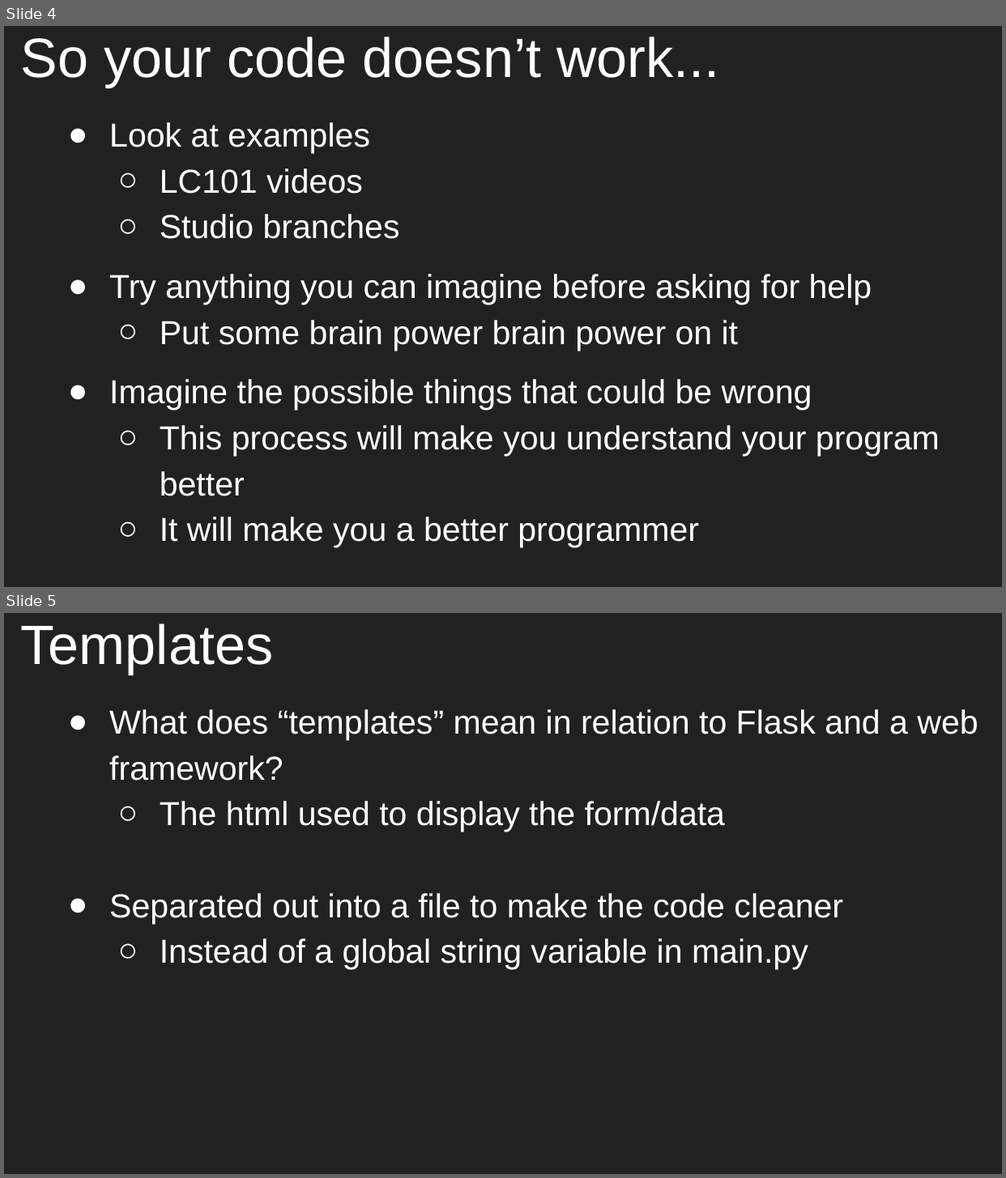
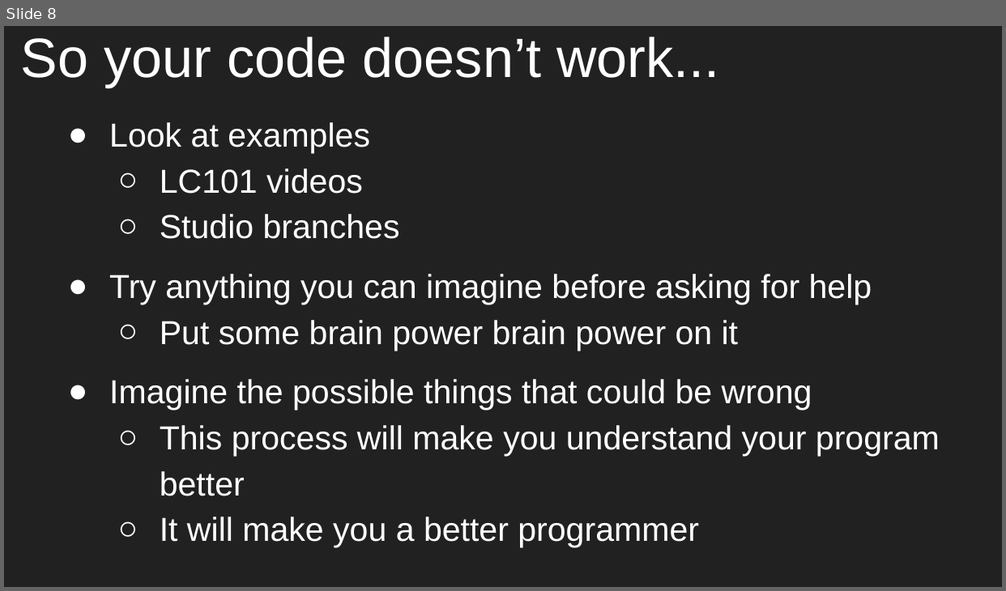
Before and after one commit to aleesham/lc101-unit2, a slide deck: slides/Unit 2 - LC 101 - Class 6.pptx. Shown one above the other, each under a label of ours: slides 4 and 5 before the commit, slide 8 after it. The pictures are 1006x1178 and 1006x591 pixels, drawn with LibreOffice and Linux fonts; fonts in the diff are those of the drawing. Boxes give left, top, right and bottom in pixels: in the first picture for what was removed or moved away, otherwise in the second. Text is boxed around its words. In the diff, an @@ line names an element or a change of style, - is before the commit and + after.

```diff
--- a/slides/Unit 2 - LC 101 - Class 6.pptx
+++ b/slides/Unit 2 - LC 101 - Class 6.pptx
@@ slide 5 removed at (4, 613, 1002, 1174), background #212121 @@
@@ title removed at (21, 624, 274, 675) @@
-Templates
@@ text removed at (109, 709, 978, 970) @@
-● What does “templates” mean in relation to Flask and a web framework?
-  ○ The html used to display the form/data
-● Separated out into a file to make the code cleaner
-  ○ Instead of a global string variable in main.py
@@ what was slide 4 is now slide 8 @@
```
Also in this commit, not shown: 1 slide changed, 8 slides added, 5 other slides removed, 1 other file.
